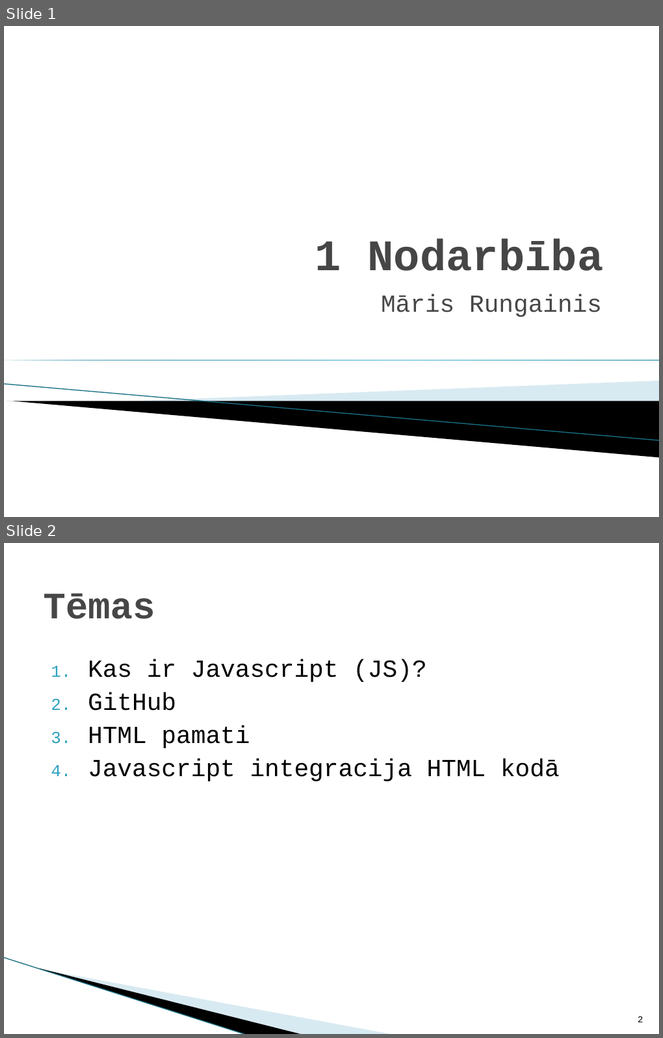
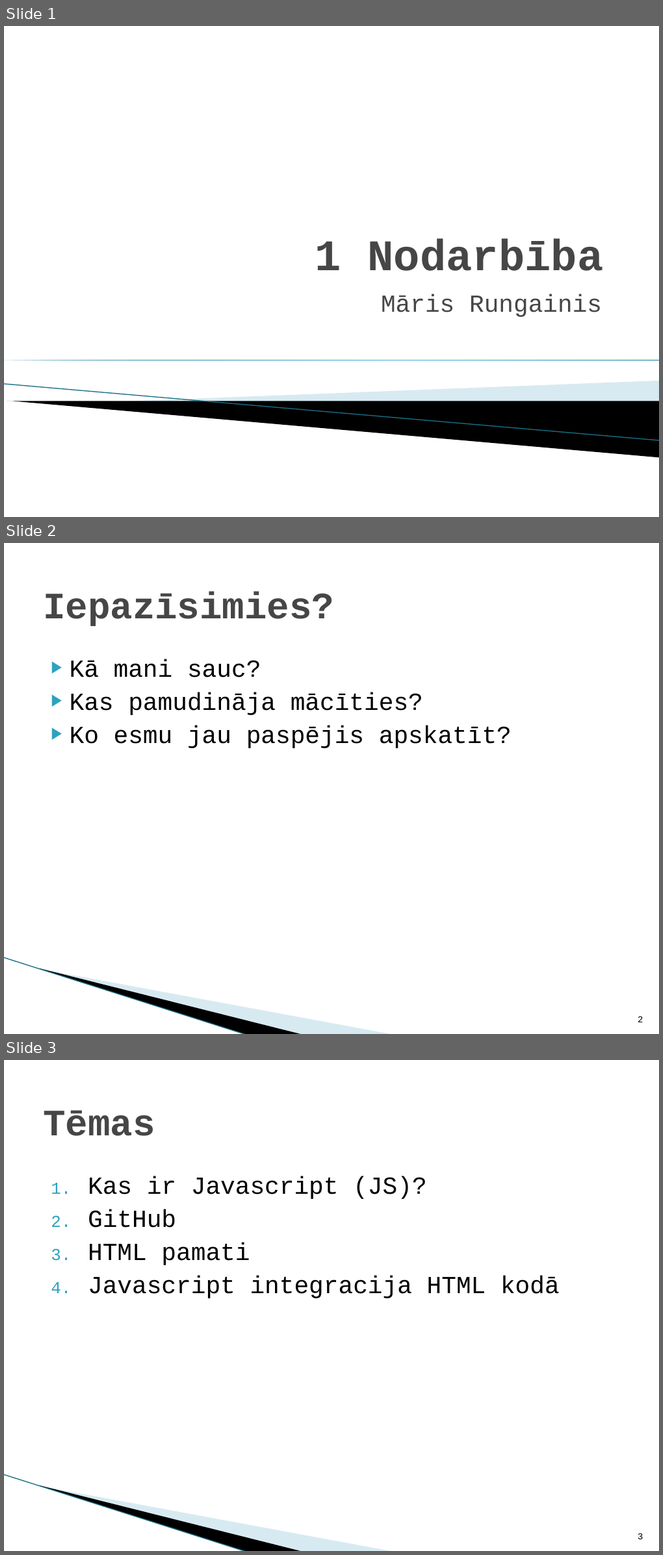
Before and after one commit to Mar15R/Java1, a slide deck: Presentation/1_Nodarbība.pptx. Shown one above the other, each under a label of ours: slides 1 and 2 before the commit, slides 1, 2 and 3 after it. The pictures are 663x1038 and 663x1555 pixels, drawn with LibreOffice and Linux fonts; fonts in the diff are those of the drawing; background and template pictures are left out. Boxes give left, top, right and bottom in pixels: in the first picture for what was removed or moved away, otherwise in the second. Text is boxed around its words. In the diff, an @@ line names an element or a change of style, - is before the commit and + after.

```diff
--- a/Presentation/1_Nodarbība.pptx
+++ b/Presentation/1_Nodarbība.pptx
@@ slide 2 added at [4,543,659,1034], background #FFFFFF; not listed: 3 template elements that a slide beside it also shows @@
@@ title added at [43,591,334,626], 41 pt, text #464646, bold @@
+Iepazīsimies?
@@ text added at [70,659,512,748], 27 pt, text #000000 @@
+▶ Kā mani sauc?
+▶ Kas pamudināja mācīties?
+▶ Ko esmu jau paspējis apskatīt?
@@ page number added at [638,1016,643,1023], 10 pt, text #000000 @@
+2
@@ what was slide 2 is now slide 3 @@
@@ page number at [638,1533,643,1540]: text changed @@
-2
+3
```
Also in this commit, not shown: 6 other slides added, 1 slide removed.
